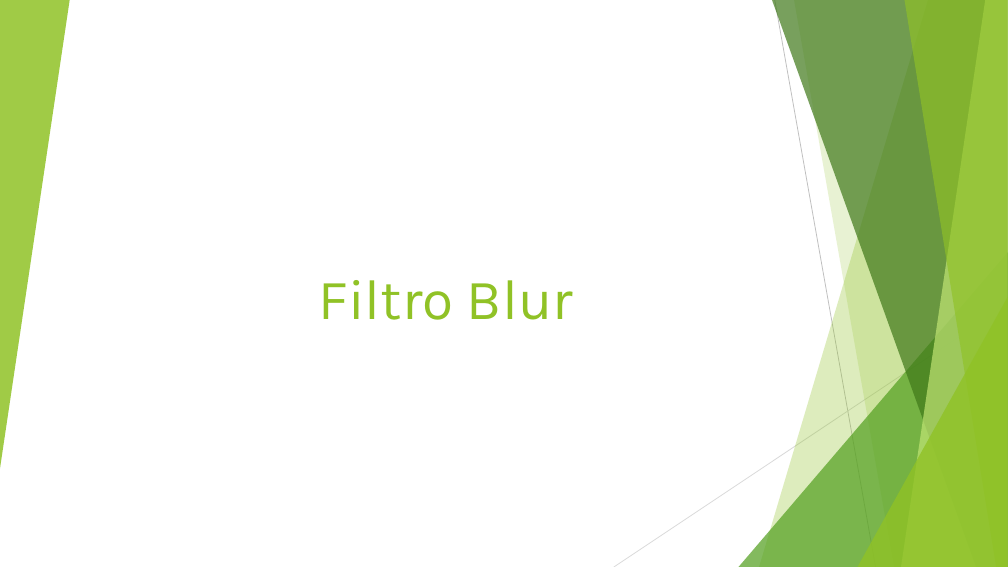
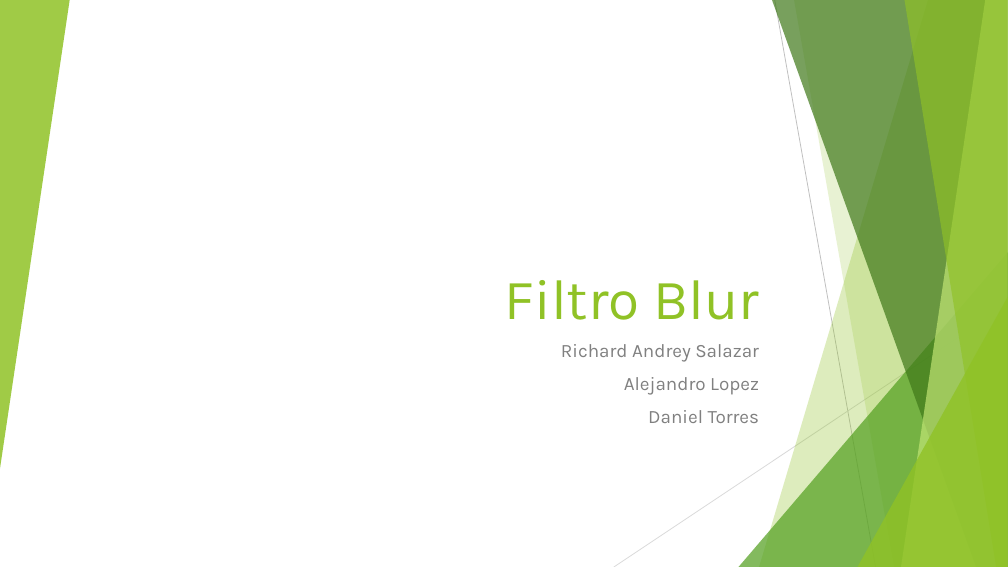
Before and after one commit to metalslayer95/HPC0120152, a slide deck: slide 1 of Final/Blur.pptx. Drawn at 1008x567 pixels with LibreOffice and Linux fonts; fonts in the diff are those of the drawing. Boxes give left, top, right and bottom in pixels: in the first picture for what was removed or moved away, otherwise in the second. Text is boxed around its words. In the diff, an @@ line names an element or a change of style, - is before the commit and + after.

```diff
--- a/Final/Blur.pptx
+++ b/Final/Blur.pptx
@@ title "Filtro Blur" at (504, 280, 759, 320): alignment centre to right @@
@@ subtitle added at (561, 344, 760, 423), 18 pt, text #808080 @@
+Richard Andrey Salazar
+Alejandro Lopez
+Daniel Torres
```
Also in this commit, not shown: 2 other slides changed, 11 slides added, 2 slides removed, 27 other files.
